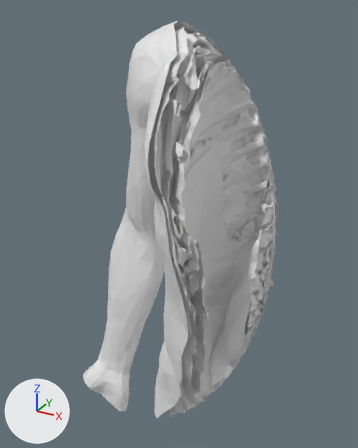
Before and after pictures for a commit that changed the glTF model public/cuerpo3d/atlas/codo.glb.
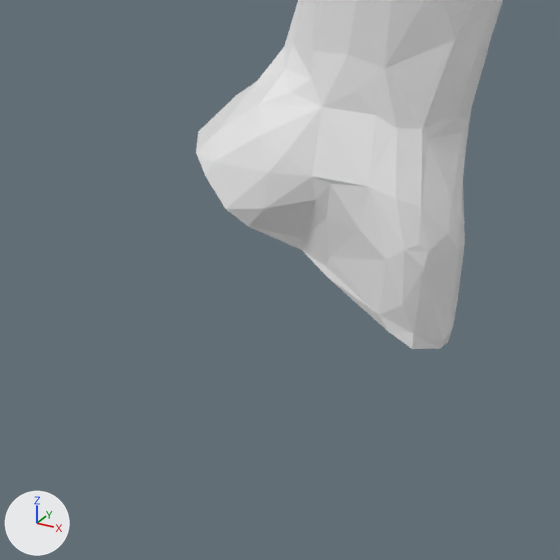
Each version appears first whole from a camera (50 mm lens) standing at (1.79, -6.72, 13.89) and looking at (-1.55, -0.64, 10.85), and next in a close-up on the part from 14% to 41% of the width and 78% to 100% of the height. Arrows for +X, +Y and +Z are at lower left; the lights stay in place. The last two pictures show the newer version. The close-ups show mesh edges as thin lines.

In view in the first close-up: 'piel'.
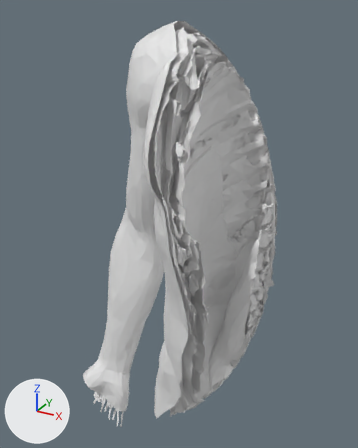
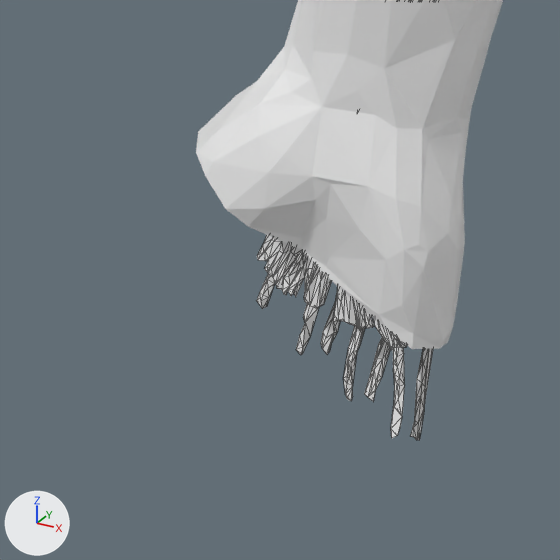
Patch to the scene script:
```diff
--- a/public/cuerpo3d/atlas/codo.glb.py
+++ b/public/cuerpo3d/atlas/codo.glb.py
@@ me_musculo_38638 @@
+me_musculo_38638.from_pydata(...)  # 753 vertices, 1498 faces; spans x -2.88..-1.79, y -1.56..-0.64, z 7.2..10.62
@@ me_musculo_38463 @@
+me_musculo_38463.from_pydata(...)  # 744 vertices, 1486 faces; spans x -2.91..-1.8, y -1.46..-0.68, z 7.43..10.63
@@ me_musculo_38501 @@
+me_musculo_38501.from_pydata(...)  # 762 vertices, 1498 faces; spans x -2.92..-2.24, y -1.48..-0.42, z 7.13..10.7
@@ ob_musculo_38638 @@
+ob_musculo_38638 = bpy.data.objects.new('musculo-38638', me_musculo_38638)
+ob_musculo_38638.location = (0.0, 0.0, 0.0)
@@ ob_musculo_38463 @@
+ob_musculo_38463 = bpy.data.objects.new('musculo-38463', me_musculo_38463)
+ob_musculo_38463.location = (0.0, 0.0, 0.0)
@@ ob_musculo_38501 @@
+ob_musculo_38501 = bpy.data.objects.new('musculo-38501', me_musculo_38501)
+ob_musculo_38501.location = (0.0, 0.0, 0.0)
```

Boxes (x1, y1, x2, y2) around the edits, measured in the close-ups (560 x 560 px):
'musculo-38463', added: after (257, 235, 407, 350)
'musculo-38638', added (mostly hidden): after (256, 273, 405, 438)
'musculo-38501', added (mostly hidden): after (282, 251, 433, 440)
